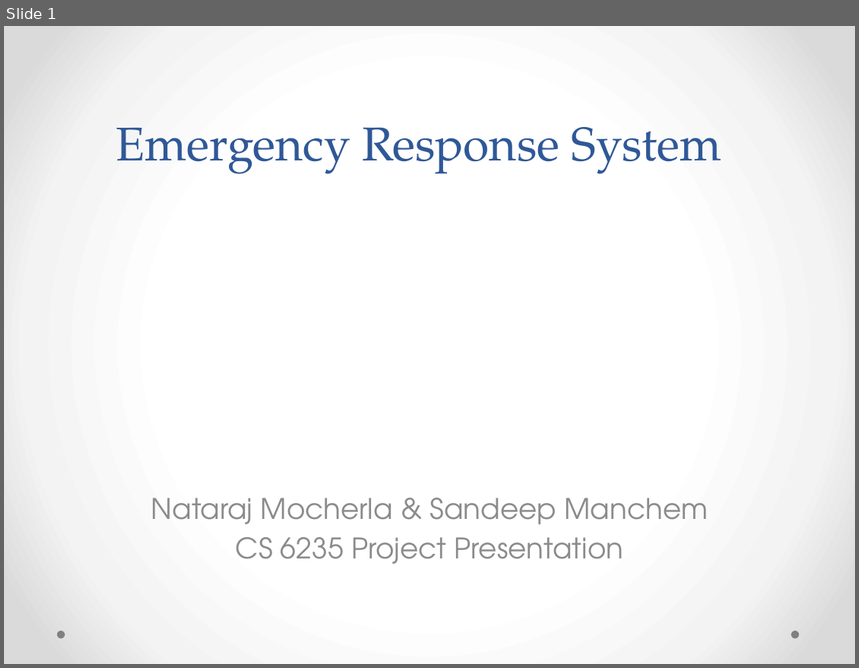
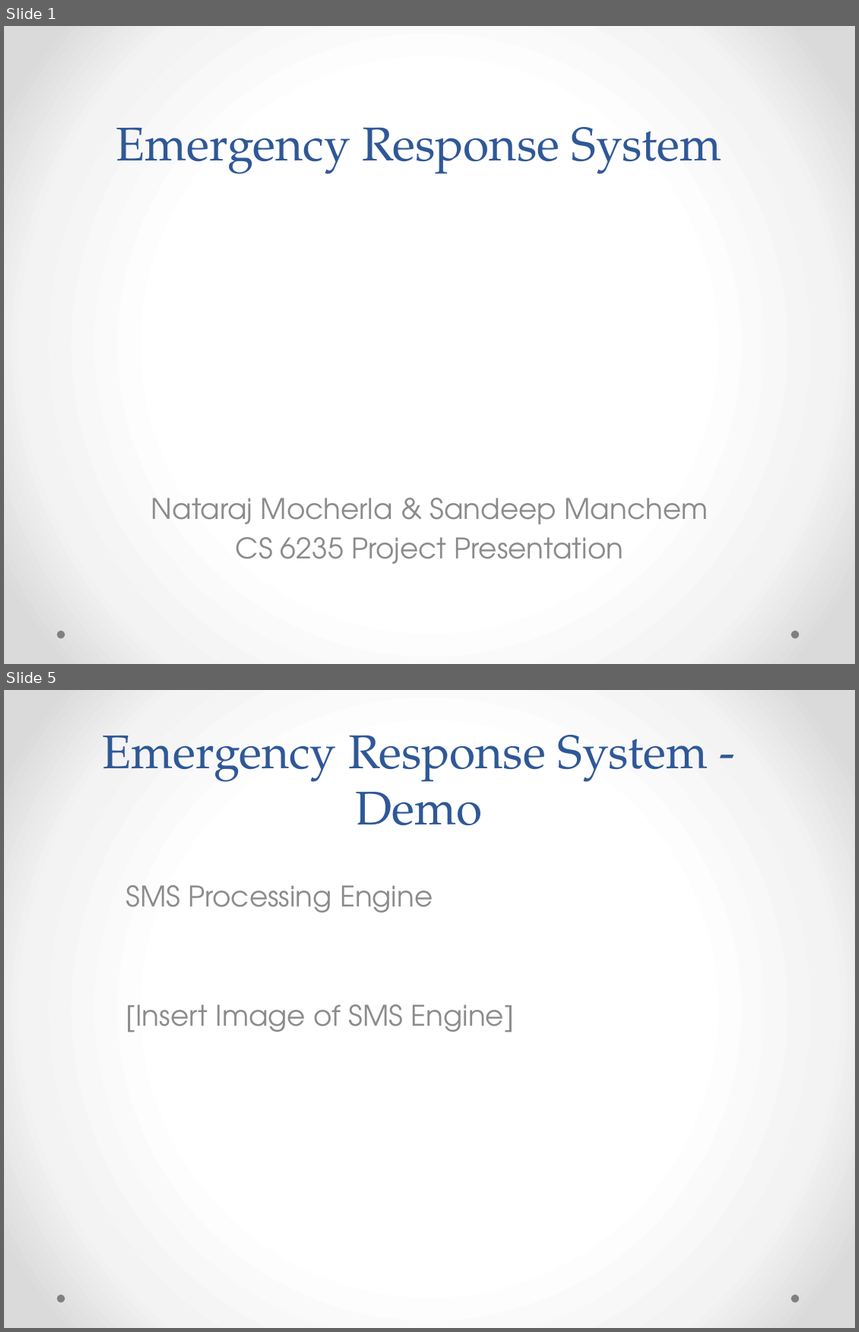
Before and after one commit to natrajkaushik/EmergencyResponseSystem, a slide deck: presentation/Emergency Response System.pptx. Shown one above the other, each under a label of ours: slide 1 before the commit, slides 1 and 5 after it; the slides between them are not shown. The pictures are 859x668 and 859x1332 pixels, drawn with LibreOffice and Linux fonts; fonts in the diff are those of the drawing. Boxes give left, top, right and bottom in pixels: in the first picture for what was removed or moved away, otherwise in the second. Text is boxed around its words. In the diff, an @@ line names an element or a change of style, - is before the commit and + after.

Commit message:
Added demo slides to ppt.

```diff
--- a/presentation/Emergency Response System.pptx
+++ b/presentation/Emergency Response System.pptx
@@ slide 5 added at (4, 690, 855, 1328), background gradient #FFFFFF to #F4F4F4 to #DADADA; not listed: 2 template elements that a slide beside it also shows @@
@@ title added at (103, 735, 709, 826), 40 pt, text #2F5897 @@
+Emergency Response System - Demo
@@ subtitle added at (126, 885, 514, 1032), 24 pt, text #8C8C8C @@
+SMS Processing Engine
+[Insert Image of SMS Engine]
```
Also in this commit, not shown: 4 other slides added.
